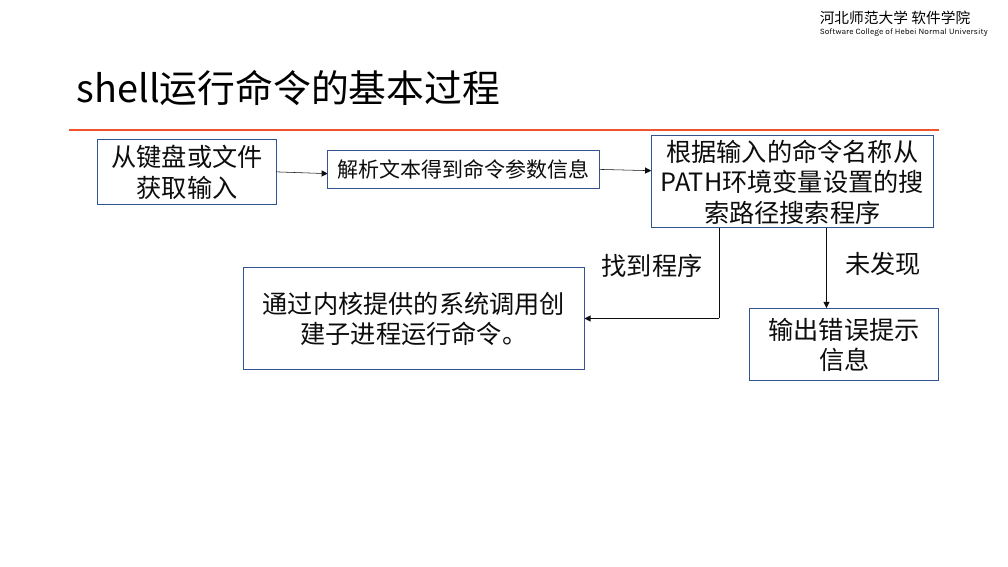
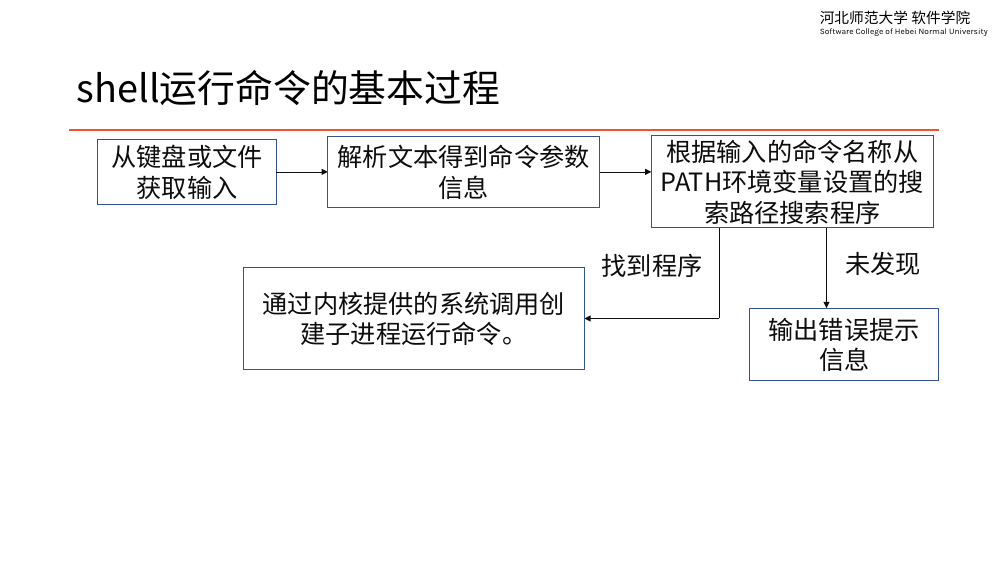
Before and after one commit to edu2act/course-linux-system, a slide deck: slide 4 of materials/slides/ch11-basic-shell-script-variables.pptx. Drawn at 1008x567 pixels with LibreOffice and Linux fonts; fonts in the diff are those of the drawing. Boxes give left, top, right and bottom in pixels: in the first picture for what was removed or moved away, otherwise in the second. Text is boxed around its words. In the diff, an @@ line names an element or a change of style, - is before the commit and + after.

```diff
--- a/materials/slides/ch11-basic-shell-script-variables.pptx
+++ b/materials/slides/ch11-basic-shell-script-variables.pptx
@@ rectangle "解析文本得到命令参数信息": place and size @@
-rectangle "解析文本得到命令参数信息" at <box>328,150,600,188</box>
+rectangle "解析文本得到命令参数信息" at <box>328,137,600,207</box>
@@ rectangle "解析文本得到命令参数信息" at <box>328,137,600,207</box>: size 20 to 24 pt @@
```
Also in this commit, not shown: 6 other slides changed, 4 other files.
